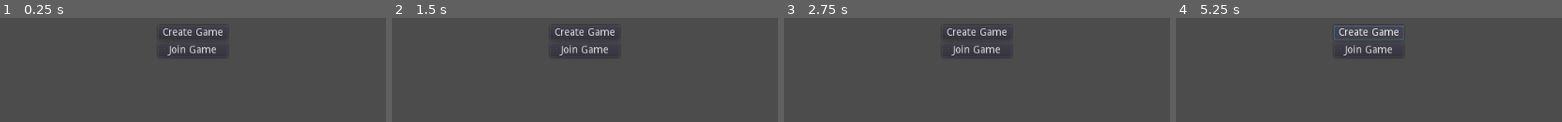
Above: before the commit, frames 1-4 (left to right).
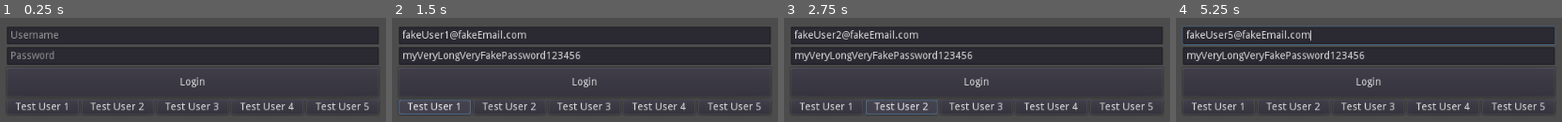
Above: after the commit, the same moments.

Repository: PhilipWee/ship-game
Game: Godot game, scene res://Menus/Login/Login.tscn
The game is run twice, just before and just after one commit, with the same random seed, the same clock (stepped at 60 frames per second) and the same inputs. Before the commit the project starts from res://Menus/MainMenu/MainMenu.tscn.
Inputs (mouse positions are in pixels of both pictures, inside the frame that each line leads up to):
- Up to frame 1 (0.25 s): no input
- Up to frame 2 (1.5 s): click (585, 82) at 0.5 s, where only the run after the commit has a clickable "Login"; click (434, 107) at 1.25 s, where only the run after the commit has a clickable "Test User 1"
- Up to frame 3 (2.75 s): click (899, 107) at 2 s, where only the run after the commit has a clickable "Test User 2"
- Up to frame 4 (5.25 s): click (1369, 107) at 2.75 s, where only the run after the commit has a clickable "Test User 3"; click (1442, 107) at 3.5 s, where only the run after the commit has a clickable "Test User 4"; click (1519, 107) at 4.25 s, where only the run after the commit has a clickable "Test User 5"; click (1369, 32) at 5 s, where only the run before the commit has a clickable "Create Game"

The runs differ from the first frame. In frame 1, 33% of the frame differs, in the area x 1-99%, y 8-92%; in frame 2, 33%; in frame 3, 33%; in frame 4, 35%, in the area x 1-99%, y 7-92%.
Error before the commit: Invalid call. Nonexistent function 'create_match_async' in base 'Nil'. (res://Globals/Network.gd:60)

Commit message:
Added email login
There's a weird bug with being unable to see other players in the lobby tho

Diff:
--- a/ship-game-client/Globals/Network.gd
+++ b/ship-game-client/Globals/Network.gd
@@ -14,10 +14,16 @@
 signal match_joined
 signal match_left
 signal match_players_updated
+signal logged_in
 
-func createSession():
+enum LOGIN_PROVIDER {
+	GOOGLE,
+	DEVICE
+}
+
+func createSession(email, password):
 	var device_id = OS.get_unique_id()
-	session = yield(client.authenticate_device_async(device_id), "completed")
+	session = yield(client.authenticate_email_async(email,password), "completed")
 	if session.is_exception():
 		print("An error occurred: %s" % session)
 		return
@@ -47,11 +53,15 @@
 
 func connectToServer():
 	createClient()
-	createSession()
+
+
+func login(email,password):
+	createSession(email,password)
 	yield(self,"session_created")
 	createSocket()
 	yield(self,"socket_created")
 	connectMatchSignal()
+	emit_signal("logged_in")
 
 func _ready():
 	connectToServer()
--- /dev/null
+++ b/ship-game-client/Menus/Login/Login.gd
@@ -0,0 +1,43 @@
+extends Control
+
+
+# Declare member variables here. Examples:
+# var a = 2
+# var b = "text"
+onready var UserName  = $VBoxContainer/UserName
+onready var Password = $VBoxContainer/Password
+
+# Called when the node enters the scene tree for the first time.
+func _ready():
+	pass
+
+func _on_Login_pressed():
+	Network.login(UserName.text,Password.text)
+	yield(Network,"logged_in")
+	Globals.gotoScene(Globals.PATH.MAIN_MENU)
+
+# Called every frame. 'delta' is the elapsed time since the previous frame.
+#func _process(delta):
+#	pass
+func fill_fake_user(userNum):
+	UserName.text = "fakeUser%s@fakeEmail.com" % [userNum]
+	Password.text = "myVeryLongVeryFakePassword123456"
+
+func _on_User1_pressed():
+	fill_fake_user(1)
+
+
+func _on_User2_pressed():
+	fill_fake_user(2)
+
+
+func _on_User3_pressed():
+	fill_fake_user(3)
+
+
+func _on_User4_pressed():
+	fill_fake_user(4)
+
+
+func _on_User5_pressed():
+	fill_fake_user(5)
--- /dev/null
+++ b/ship-game-client/Menus/Login/Login.tscn
@@ -0,0 +1,89 @@
+[gd_scene load_steps=2 format=2]
+
+[ext_resource path="res://Menus/Login/Login.gd" type="Script" id=1]
+
+[node name="Control" type="Control"]
+anchor_right = 1.0
+anchor_bottom = 1.0
+margin_left = 1.0
+margin_right = 1.0
+script = ExtResource( 1 )
+__meta__ = {
+"_edit_use_anchors_": false
+}
+
+[node name="VBoxContainer" type="VBoxContainer" parent="."]
+anchor_left = 0.5
+anchor_top = 0.5
+anchor_right = 0.5
+anchor_bottom = 0.5
+margin_left = -254.0
+margin_top = -20.0
+margin_right = 253.0
+margin_bottom = 56.0
+__meta__ = {
+"_edit_use_anchors_": false
+}
+
+[node name="UserName" type="LineEdit" parent="VBoxContainer"]
+margin_right = 507.0
+margin_bottom = 24.0
+placeholder_text = "Username"
+
+[node name="Password" type="LineEdit" parent="VBoxContainer"]
+margin_top = 28.0
+margin_right = 507.0
+margin_bottom = 52.0
+placeholder_text = "Password"
+
+[node name="Login" type="Button" parent="VBoxContainer"]
+margin_top = 56.0
+margin_right = 507.0
+margin_bottom = 96.0
+rect_min_size = Vector2( 0, 40 )
+text = "Login"
+
+[node name="HBoxContainer" type="HBoxContainer" parent="VBoxContainer"]
+margin_top = 100.0
+margin_right = 507.0
+margin_bottom = 120.0
+
+[node name="User1" type="Button" parent="VBoxContainer/HBoxContainer"]
+margin_right = 98.0
+margin_bottom = 20.0
+size_flags_horizontal = 3
+text = "Test User 1"
+
+[node name="User2" type="Button" parent="VBoxContainer/HBoxContainer"]
+margin_left = 102.0
+margin_right = 200.0
+margin_bottom = 20.0
+size_flags_horizontal = 3
+text = "Test User 2"
+
+[node name="User3" type="Button" parent="VBoxContainer/HBoxContainer"]
+margin_left = 204.0
+margin_right = 302.0
+margin_bottom = 20.0
+size_flags_horizontal = 3
+text = "Test User 3"
+
+[node name="User4" type="Button" parent="VBoxContainer/HBoxContainer"]
+margin_left = 306.0
+margin_right = 404.0
+margin_bottom = 20.0
+size_flags_horizontal = 3
+text = "Test User 4"
+
+[node name="User5" type="Button" parent="VBoxContainer/HBoxContainer"]
+margin_left = 408.0
+margin_right = 507.0
+margin_bottom = 20.0
+size_flags_horizontal = 3
+text = "Test User 5"
+[connection signal="pressed" from="VBoxContainer/Login" to="." method="_on_Login_pressed"]
+[connection signal="pressed" from="VBoxContainer/HBoxContainer/User1" to="." method="_on_User1_pressed"]
+[connection signal="pressed" from="VBoxContainer/HBoxContainer/User2" to="." method="_on_User2_pressed"]
+[connection signal="pressed" from="VBoxContainer/HBoxContainer/User3" to="." method="_on_User3_pressed"]
+[connection signal="pressed" from="VBoxContainer/HBoxContainer/User4" to="." method="_on_User4_pressed"]
+[connection signal="pressed" from="VBoxContainer/HBoxContainer/User5" to="." method="_on_User5_pressed"]
--- a/ship-game-client/project.godot
+++ b/ship-game-client/project.godot
@@ -105,7 +105,7 @@
 [application]
 
 config/name="Ship-game-client"
-run/main_scene="res://Menus/MainMenu/MainMenu.tscn"
+run/main_scene="res://Menus/Login/Login.tscn"
 config/icon="res://icon.png"
 
 [autoload]
